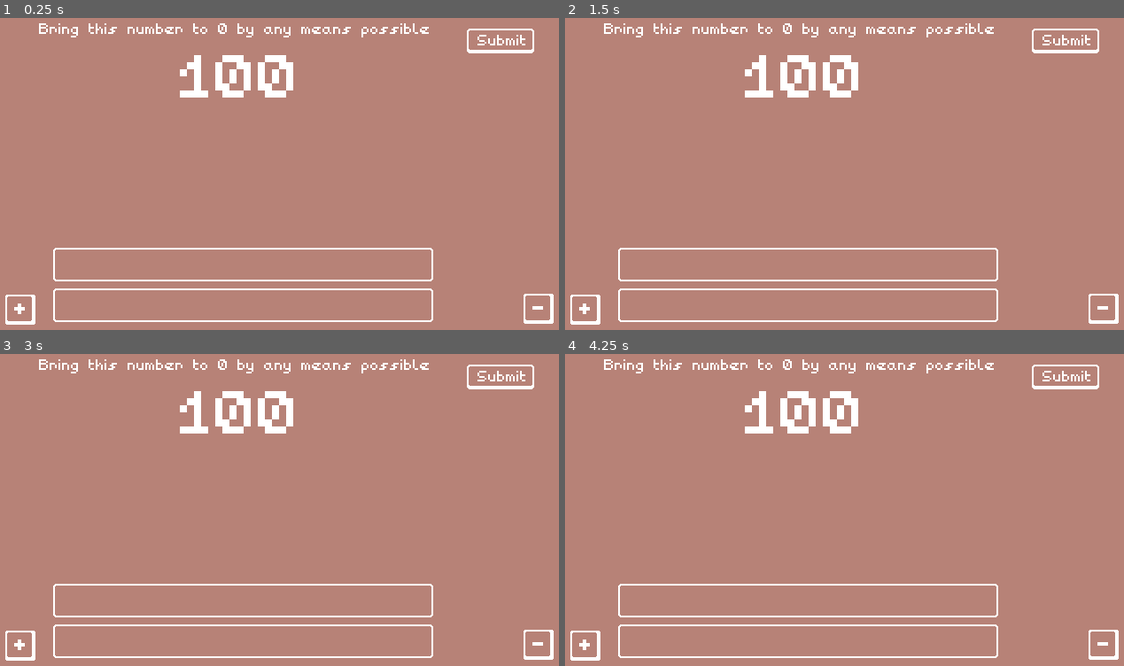
Above: before the commit, frames 1-4 (two rows, left to right).
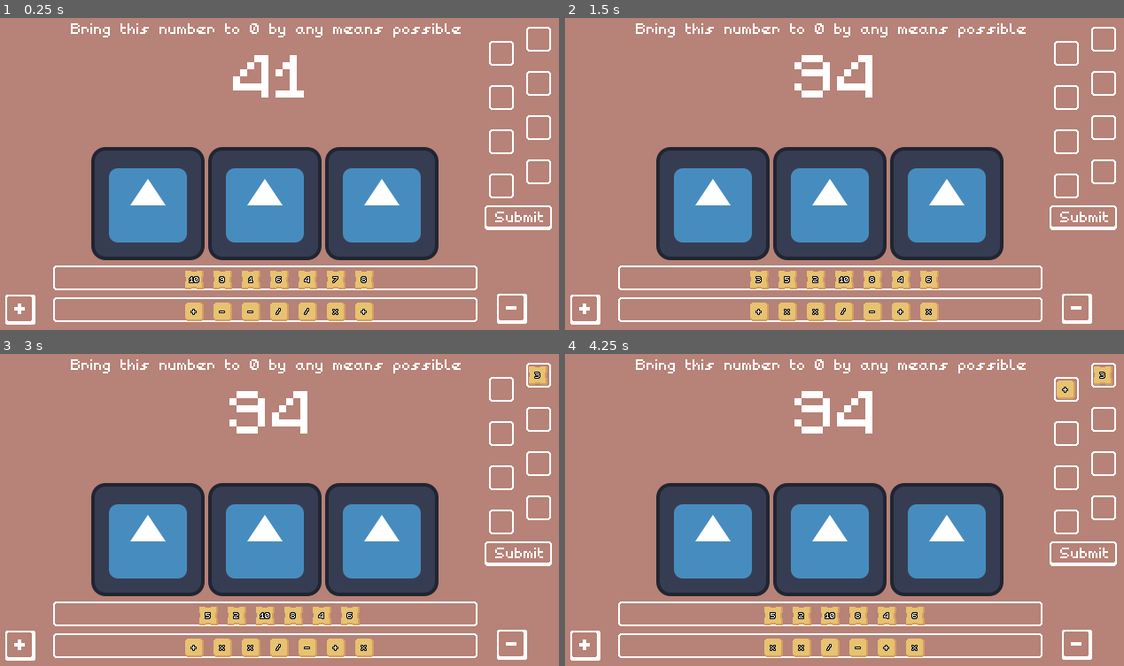
Above: after the commit, the same moments.

Repository: Hugo-Carbiener/GMTK-2026
Game: Godot game, scene res://assets/scenes/level_H.tscn
The game is run twice, just before and just after one commit, with the same random seed, the same clock (stepped at 60 frames per second) and the same inputs. Before the commit the project starts from res://assets/scenes/level.tscn. The engine's default icon, where the game draws it, is replaced by a stand-in: a white triangle on a blue panel in a dark square.
Inputs (mouse positions are in pixels of both pictures, inside the frame that each line leads up to; where the layout moved, square brackets give the same spot in the first picture):
- Up to frame 1 (0.25 s): no input
- Up to frame 2 (1.5 s): click (1084, 217) [1068, 39] at 0.5 s; click (581, 308) at 1.25 s
- Up to frame 3 (3 s): click (508, 644) [536, 644] at 2 s; click (178, 612) at 2.77 s
- Up to frame 4 (4.25 s): click (743, 644) at 3.52 s

The runs differ from the first frame. In frame 1, 30% of the frame differs, in the area x 6-100%, y 1-99%; in frame 2, 30%; in frame 3, 30%; in frame 4, 30%.
Error before the commit: Invalid call. Nonexistent function 'init' in base 'Nil'. (res://assets/scripts/GameLoop.gd:24)

Commit message:
Rework UI architecture

Diff:
--- a/gmtk-2026/assets/scenes/level_H.tscn
+++ b/gmtk-2026/assets/scenes/level_H.tscn
@@ -31,7 +31,7 @@
 
 [node name="CardFactory" parent="." node_paths=PackedStringArray("uiCardContainer") instance=ExtResource("2_dfrp1")]
 position = Vector2(-137.65247, 131.40872)
-uiCardContainer = NodePath("../CanvasLayer/Global margin/VBoxContainer/Card container/HBoxContainer")
+uiCardContainer = NodePath("../CanvasLayer/Global margin/HBoxContainer/Middle margin/VBoxContainer/Card container/HBoxContainer")
 
 [node name="Tile factory" type="Node2D" parent="."]
 script = ExtResource("2_bhxfu")
@@ -62,37 +62,56 @@
 theme_override_constants/margin_right = 10
 theme_override_constants/margin_bottom = 10
 
-[node name="VBoxContainer" type="VBoxContainer" parent="CanvasLayer/Global margin"]
-layout_mode = 2
-
-[node name="Main container" type="MarginContainer" parent="CanvasLayer/Global margin/VBoxContainer"]
-layout_mode = 2
-size_flags_vertical = 3
-theme_override_constants/margin_right = 20
-
-[node name="HboxContainer" type="HBoxContainer" parent="CanvasLayer/Global margin/VBoxContainer/Main container"]
+[node name="HBoxContainer" type="HBoxContainer" parent="CanvasLayer/Global margin"]
+layout_mode = 2
+
+[node name="Left margin" type="MarginContainer" parent="CanvasLayer/Global margin/HBoxContainer"]
+layout_mode = 2
+
+[node name="VBoxContainer" type="VBoxContainer" parent="CanvasLayer/Global margin/HBoxContainer/Left margin"]
 layout_mode = 2
 alignment = 2
 
-[node name="Countdown margin" type="MarginContainer" parent="CanvasLayer/Global margin/VBoxContainer/Main container/HboxContainer"]
+[node name="Draw pile margin" type="MarginContainer" parent="CanvasLayer/Global margin/HBoxContainer/Left margin/VBoxContainer"]
+layout_mode = 2
+theme_override_constants/margin_left = -15
+theme_override_constants/margin_bottom = -15
+
+[node name="Draw icon" type="TextureButton" parent="CanvasLayer/Global margin/HBoxContainer/Left margin/VBoxContainer/Draw pile margin"]
+layout_mode = 2
+size_flags_horizontal = 0
+size_flags_vertical = 8
+texture_normal = ExtResource("9_by04b")
+texture_pressed = ExtResource("10_yuyms")
+script = ExtResource("11_byndm")
+
+[node name="Middle margin" type="MarginContainer" parent="CanvasLayer/Global margin/HBoxContainer"]
 layout_mode = 2
 size_flags_horizontal = 3
 
-[node name="VBoxContainer" type="VBoxContainer" parent="CanvasLayer/Global margin/VBoxContainer/Main container/HboxContainer/Countdown margin"]
-layout_mode = 2
-
-[node name="Label" type="Label" parent="CanvasLayer/Global margin/VBoxContainer/Main container/HboxContainer/Countdown margin/VBoxContainer"]
+[node name="VBoxContainer" type="VBoxContainer" parent="CanvasLayer/Global margin/HBoxContainer/Middle margin"]
+layout_mode = 2
+
+[node name="Countdown container" type="MarginContainer" parent="CanvasLayer/Global margin/HBoxContainer/Middle margin/VBoxContainer"]
+layout_mode = 2
+size_flags_horizontal = 3
+size_flags_vertical = 3
+
+[node name="VBoxContainer" type="VBoxContainer" parent="CanvasLayer/Global margin/HBoxContainer/Middle margin/VBoxContainer/Countdown container"]
+layout_mode = 2
+
+[node name="Label" type="Label" parent="CanvasLayer/Global margin/HBoxContainer/Middle margin/VBoxContainer/Countdown container/VBoxContainer"]
 layout_mode = 2
 text = "Bring this number to 0 by any means possible"
 label_settings = ExtResource("8_6utgn")
 horizontal_alignment = 1
 vertical_alignment = 1
 
-[node name="Countdown margin" type="MarginContainer" parent="CanvasLayer/Global margin/VBoxContainer/Main container/HboxContainer/Countdown margin/VBoxContainer"]
+[node name="Countdown margin" type="MarginContainer" parent="CanvasLayer/Global margin/HBoxContainer/Middle margin/VBoxContainer/Countdown container/VBoxContainer"]
 layout_mode = 2
 theme_override_constants/margin_top = 16
 
-[node name="Countdown" type="Label" parent="CanvasLayer/Global margin/VBoxContainer/Main container/HboxContainer/Countdown margin/VBoxContainer/Countdown margin"]
+[node name="Countdown" type="Label" parent="CanvasLayer/Global margin/HBoxContainer/Middle margin/VBoxContainer/Countdown container/VBoxContainer/Countdown margin"]
 layout_mode = 2
 text = "100"
 label_settings = SubResource("LabelSettings_gldp8")
@@ -100,59 +119,22 @@
 vertical_alignment = 1
 script = ExtResource("10_e5nrv")
 
-[node name="Right area" type="VBoxContainer" parent="CanvasLayer/Global margin/VBoxContainer/Main container/HboxContainer"]
-layout_mode = 2
-
-[node name="Tile columns margin" type="MarginContainer" parent="CanvasLayer/Global margin/VBoxContainer/Main container/HboxContainer/Right area"]
-layout_mode = 2
-
-[node name="VBoxContainer" type="VBoxContainer" parent="CanvasLayer/Global margin/VBoxContainer/Main container/HboxContainer/Right area/Tile columns margin"]
-layout_mode = 2
-theme_override_constants/separation = 0
-script = ExtResource("11_rpedi")
-
-[node name="Submit button container" parent="CanvasLayer/Global margin/VBoxContainer/Main container/HboxContainer/Right area" instance=ExtResource("8_rpedi")]
-layout_mode = 2
-signal_on_button_pressed = "play_phase_submitted"
-
-[node name="Card container" type="MarginContainer" parent="CanvasLayer/Global margin/VBoxContainer"]
-layout_mode = 2
-size_flags_vertical = 3
-
-[node name="HBoxContainer" type="HBoxContainer" parent="CanvasLayer/Global margin/VBoxContainer/Card container"]
+[node name="Card container" type="MarginContainer" parent="CanvasLayer/Global margin/HBoxContainer/Middle margin/VBoxContainer"]
+layout_mode = 2
+
+[node name="HBoxContainer" type="HBoxContainer" parent="CanvasLayer/Global margin/HBoxContainer/Middle margin/VBoxContainer/Card container"]
 layout_mode = 2
 alignment = 1
 
-[node name="Footer container" type="MarginContainer" parent="CanvasLayer/Global margin/VBoxContainer"]
-layout_mode = 2
-size_flags_vertical = 3
-size_flags_stretch_ratio = 0.5
-
-[node name="HBoxContainer" type="HBoxContainer" parent="CanvasLayer/Global margin/VBoxContainer/Footer container"]
-layout_mode = 2
-theme_override_constants/separation = 4
-
-[node name="Draw pile margin" type="MarginContainer" parent="CanvasLayer/Global margin/VBoxContainer/Footer container/HBoxContainer"]
-layout_mode = 2
-theme_override_constants/margin_left = -15
-theme_override_constants/margin_bottom = -15
-
-[node name="Draw icon" type="TextureButton" parent="CanvasLayer/Global margin/VBoxContainer/Footer container/HBoxContainer/Draw pile margin"]
-layout_mode = 2
-size_flags_horizontal = 0
-size_flags_vertical = 8
-texture_normal = ExtResource("9_by04b")
-texture_pressed = ExtResource("10_yuyms")
-script = ExtResource("11_byndm")
-
-[node name="Hands" type="VBoxContainer" parent="CanvasLayer/Global margin/VBoxContainer/Footer container/HBoxContainer" node_paths=PackedStringArray("number_tiles_container", "operator_tiles_container")]
+[node name="Hand container" type="VBoxContainer" parent="CanvasLayer/Global margin/HBoxContainer/Middle margin/VBoxContainer" node_paths=PackedStringArray("number_tiles_container", "operator_tiles_container")]
 layout_mode = 2
 size_flags_horizontal = 3
 script = ExtResource("12_tf1n7")
 number_tiles_container = NodePath("Number hand background/Number hand container")
 operator_tiles_container = NodePath("Operator hand background/Operator hand container")
 
-[node name="Number hand background" type="NinePatchRect" parent="CanvasLayer/Global margin/VBoxContainer/Footer container/HBoxContainer/Hands"]
+[node name="Number hand background" type="NinePatchRect" parent="CanvasLayer/Global margin/HBoxContainer/Middle margin/VBoxContainer/Hand container"]
+custom_minimum_size = Vector2(0, 32)
 layout_mode = 2
 size_flags_vertical = 3
 texture = ExtResource("13_hn3f4")
@@ -161,7 +143,7 @@
 patch_margin_right = 6
 patch_margin_bottom = 6
 
-[node name="Number hand container" type="HBoxContainer" parent="CanvasLayer/Global margin/VBoxContainer/Footer container/HBoxContainer/Hands/Number hand background"]
+[node name="Number hand container" type="HBoxContainer" parent="CanvasLayer/Global margin/HBoxContainer/Middle margin/VBoxContainer/Hand container/Number hand background"]
 layout_mode = 1
 anchors_preset = 15
 anchor_right = 1.0
@@ -171,7 +153,8 @@
 theme_override_constants/separation = 24
 alignment = 1
 
-[node name="Operator hand background" type="NinePatchRect" parent="CanvasLayer/Global margin/VBoxContainer/Footer container/HBoxContainer/Hands"]
+[node name="Operator hand background" type="NinePatchRect" parent="CanvasLayer/Global margin/HBoxContainer/Middle margin/VBoxContainer/Hand container"]
+custom_minimum_size = Vector2(0, 32)
 layout_mode = 2
 size_flags_vertical = 3
 texture = ExtResource("13_hn3f4")
@@ -180,7 +163,7 @@
 patch_margin_right = 6
 patch_margin_bottom = 6
 
-[node name="Operator hand container" type="HBoxContainer" parent="CanvasLayer/Global margin/VBoxContainer/Footer container/HBoxContainer/Hands/Operator hand background"]
+[node name="Operator hand container" type="HBoxContainer" parent="CanvasLayer/Global margin/HBoxContainer/Middle margin/VBoxContainer/Hand container/Operator hand background"]
 layout_mode = 1
 anchors_preset = 15
 anchor_right = 1.0
@@ -190,14 +173,40 @@
 theme_override_constants/separation = 24
 alignment = 1
 
-[node name="Discard pile margin" type="MarginContainer" parent="CanvasLayer/Global margin/VBoxContainer/Footer container/HBoxContainer"]
-layout_mode = 2
-size_flags_horizontal = 10
+[node name="Right margin" type="MarginContainer" parent="CanvasLayer/Global margin/HBoxContainer"]
+layout_mode = 2
+
+[node name="VBoxContainer" type="VBoxContainer" parent="CanvasLayer/Global margin/HBoxContainer/Right margin"]
+layout_mode = 2
+alignment = 2
+
+[node name="Tile columns" type="VBoxContainer" parent="CanvasLayer/Global margin/HBoxContainer/Right margin/VBoxContainer"]
+layout_mode = 2
+
+[node name="Tile columns margin" type="MarginContainer" parent="CanvasLayer/Global margin/HBoxContainer/Right margin/VBoxContainer/Tile columns"]
+layout_mode = 2
+
+[node name="VBoxContainer" type="VBoxContainer" parent="CanvasLayer/Global margin/HBoxContainer/Right margin/VBoxContainer/Tile columns/Tile columns margin"]
+layout_mode = 2
+theme_override_constants/separation = 0
+script = ExtResource("11_rpedi")
+
+[node name="Submit button container" parent="CanvasLayer/Global margin/HBoxContainer/Right margin/VBoxContainer/Tile columns" instance=ExtResource("8_rpedi")]
+layout_mode = 2
+signal_on_button_pressed = "play_phase_submitted"
+
+[node name="Spacer" type="MarginContainer" parent="CanvasLayer/Global margin/HBoxContainer/Right margin/VBoxContainer"]
+layout_mode = 2
+size_flags_vertical = 3
+
+[node name="Discard pile margin" type="MarginContainer" parent="CanvasLayer/Global margin/HBoxContainer/Right margin/VBoxContainer"]
+layout_mode = 2
+size_flags_vertical = 8
 size_flags_stretch_ratio = 0.3
 theme_override_constants/margin_right = -14
 theme_override_constants/margin_bottom = -14
 
-[node name="Discard icon" type="TextureButton" parent="CanvasLayer/Global margin/VBoxContainer/Footer container/HBoxContainer/Discard pile margin"]
+[node name="Discard icon" type="TextureButton" parent="CanvasLayer/Global margin/HBoxContainer/Right margin/VBoxContainer/Discard pile margin"]
 layout_mode = 2
 size_flags_horizontal = 0
 size_flags_vertical = 8
@@ -205,4 +214,4 @@
 texture_pressed = ExtResource("15_lhm7q")
 script = ExtResource("16_32rov")
 
-[editable path="CanvasLayer/Global margin/VBoxContainer/Main container/HboxContainer/Right area/Submit button container"]
+[editable path="CanvasLayer/Global margin/HBoxContainer/Right margin/VBoxContainer/Tile columns/Submit button container"]
--- a/gmtk-2026/project.godot
+++ b/gmtk-2026/project.godot
@@ -11,7 +11,7 @@
 [application]
 
 config/name="GMTK-2026"
-run/main_scene="uid://dfsmgxuitgpp"
+run/main_scene="uid://cf7uo1n1y32ay"
 config/features=PackedStringArray("4.5", "GL Compatibility")
 config/icon="res://icon.svg"
 
Not shown: 1 places in gmtk-2026/assets/scenes/level_H.tscn that only renumber resources
